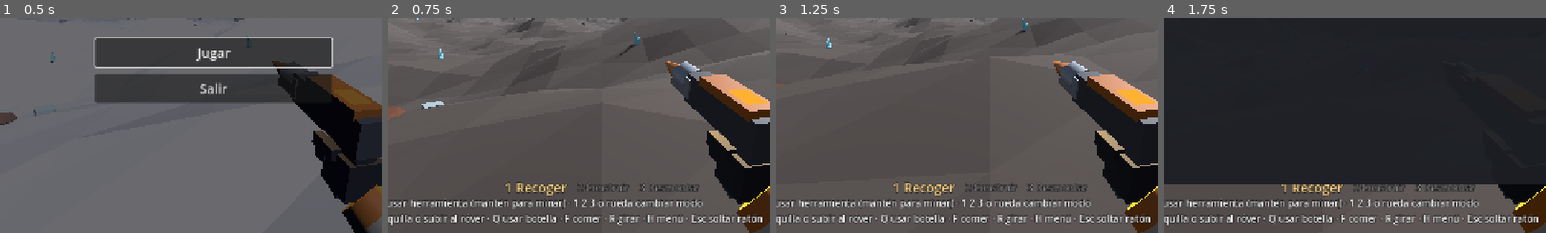
Above: before the commit, frames 1-4 (left to right).
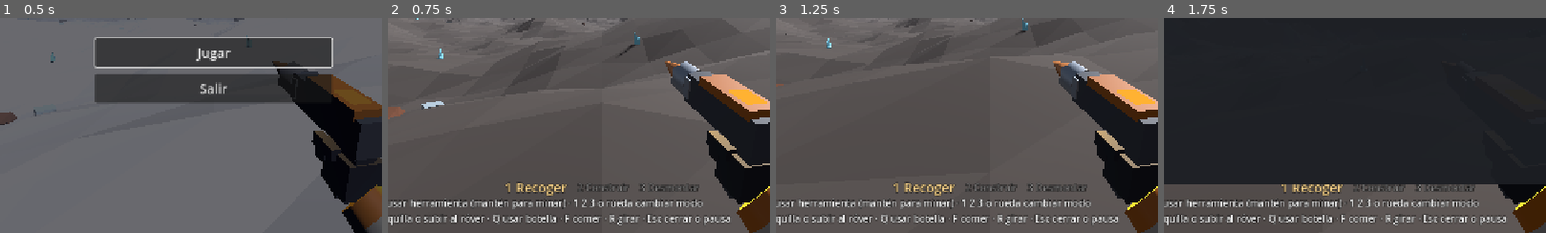
Above: after the commit, the same moments.

Repository: johnlobo/planetform
Game: Godot game, scene res://scenes/main.tscn
Same seed, same stepped clock (60 frames per second), same inputs: the game is played once before the commit and once after it.
Inputs (mouse positions are % of the whole screen's width and height, from its top left):
- Up to frame 1 (0.5 s): no input
- Up to frame 2 (0.75 s): click "Jugar" at 0.5 s
- Up to frame 3 (1.25 s): no input
- Up to frame 4 (1.75 s): tap Enter (ui_accept) at 1.25 s; move the mouse to (55, 50) at 1.27 s; hold W (move_forward) from 1.28 s (still down); hold Tab (craft) from 1.28 s (still down); click (55, 50) at 1.42 s; tap Space (jump) at 1.52 s
The pictures show only the part of the screen within x 22-72%, y 50-100%; the shares and areas given below are measured in that part.

Frame 1 is identical in both runs. In frame 2, 0.6% of the frame differs, in the area x 68-98%, y 91-96%; in frame 3, 0.6%; in frame 4, 0.7%.

Commit message:
Esc pausa la partida o, si hay algo abierto, solo lo cierra
H deja de pausar y Esc ya no suelta el ratón por su cuenta: la pausa lo suelta.
Con el menú de fabricar/construir, la taquilla u otro panel abierto, o colocando
una pieza, Esc solo cierra o cancela eso.

Co-Authored-By: Claude Opus 5.5 <noreply@anthropic.com>
Claude-Session: https://claude.ai/code/session_01N72cfcN4hFTdC6TbXWoSyK

Diff:
--- a/scripts/game_state.gd
+++ b/scripts/game_state.gd
@@ -848,8 +848,7 @@
 	_add_key("craft", [KEY_TAB, KEY_C])
 	_add_key("use_bottle", [KEY_Q])
 	_add_key("eat", [KEY_F])
-	_add_key("release_mouse", [KEY_ESCAPE])
-	_add_key("pause", [KEY_H])
+	_add_key("pause", [KEY_ESCAPE])
 	_add_key("rotate_building", [KEY_R])
 	_add_key("interact", [KEY_E])
 	_add_key("tool_recoger", [KEY_1])
--- a/scripts/hud.gd
+++ b/scripts/hud.gd
@@ -97,7 +97,7 @@
 	help.grow_vertical = Control.GROW_DIRECTION_BEGIN
 	help.offset_left = 16
 	help.offset_bottom = -16
-	help.text = "WASD mover · Espacio saltar · Clic usar herramienta (mantén para minar) · 1 2 3 o rueda cambiar modo\nTab fabricar y construir · E abrir taquilla o subir al róver · Q usar botella · F comer · R girar · H menú · Esc soltar ratón"
+	help.text = "WASD mover · Espacio saltar · Clic usar herramienta (mantén para minar) · 1 2 3 o rueda cambiar modo\nTab fabricar y construir · E abrir taquilla o subir al róver · Q usar botella · F comer · R girar · Esc cerrar o pausa"
 
 	_build_mode_bar()
 
@@ -172,7 +172,7 @@
 		get_viewport().set_input_as_handled()
 	elif _open_panel:
 		var right_click: bool = event is InputEventMouseButton and event.pressed and event.button_index == MOUSE_BUTTON_RIGHT
-		if event.is_action_pressed("craft") or event.is_action_pressed("release_mouse") \
+		if event.is_action_pressed("craft") or event.is_action_pressed("pause") \
 				or (event.is_action_pressed("interact") and _open_panel == locker_panel) or right_click:
 			_close_panel()
 			get_viewport().set_input_as_handled()
--- a/scripts/menu.gd
+++ b/scripts/menu.gd
@@ -1,5 +1,5 @@
 extends CanvasLayer
-## Menú principal al arrancar y menú de pausa (H) durante la partida.
+## Menú principal al arrancar y menú de pausa (Esc) durante la partida.
 
 signal opened
 signal closed
@@ -62,6 +62,10 @@
 func _input(event: InputEvent) -> void:
 	if not event.is_action_pressed("pause") or Game.dead or _is_title:
 		return
+	# Con un panel abierto o colocando algo, Esc solo cierra eso: lo hacen
+	# el HUD y el colocador, que reciben el evento después.
+	if not visible and (Game.ui_open or Game.placing):
+		return
 	if visible:
 		_close()
 	else:
@@ -84,7 +88,7 @@
 	_is_title = false
 	_has_save = true
 	_title.text = "Pausa"
-	_subtitle.text = "H para volver a la partida"
+	_subtitle.text = "Esc para volver a la partida"
 	_continue_button.text = "Continuar"
 	_new_button.visible = true
 	_open()
--- a/scripts/placer.gd
+++ b/scripts/placer.gd
@@ -104,7 +104,7 @@
 				handled = false
 	elif event.is_action_pressed("rotate_building"):
 		_rotation += PI / 4.0
-	elif event.is_action_pressed("release_mouse"):
+	elif event.is_action_pressed("pause"):
 		cancel()
 	else:
 		handled = false
--- a/scripts/player.gd
+++ b/scripts/player.gd
@@ -89,15 +89,13 @@
 		camera.rotate_x(-event.relative.y * MOUSE_SENSITIVITY)
 		camera.rotation.x = clampf(camera.rotation.x, -1.4, 1.4)
 	elif rover:
-		# Conduciendo solo se puede bajar, beber oxígeno, comer y soltar el ratón.
+		# Conduciendo solo se puede bajar, beber oxígeno y comer.
 		if event.is_action_pressed("interact"):
 			get_out()
 		elif event.is_action_pressed("use_bottle"):
 			Game.use_bottle()
 		elif event.is_action_pressed("eat"):
 			Game.eat()
-		elif event.is_action_pressed("release_mouse"):
-			Input.mouse_mode = Input.MOUSE_MODE_VISIBLE
 		elif event is InputEventMouseButton and event.pressed and not captured:
 			Input.mouse_mode = Input.MOUSE_MODE_CAPTURED
 	elif event is InputEventMouseButton and event.pressed and event.button_index == MOUSE_BUTTON_LEFT:
@@ -128,8 +126,6 @@
 		Game.use_bottle()
 	elif event.is_action_pressed("eat"):
 		Game.eat()
-	elif event.is_action_pressed("release_mouse"):
-		Input.mouse_mode = Input.MOUSE_MODE_VISIBLE
 
 
 func _physics_process(delta: float) -> void:
Not shown, changed: README.md
